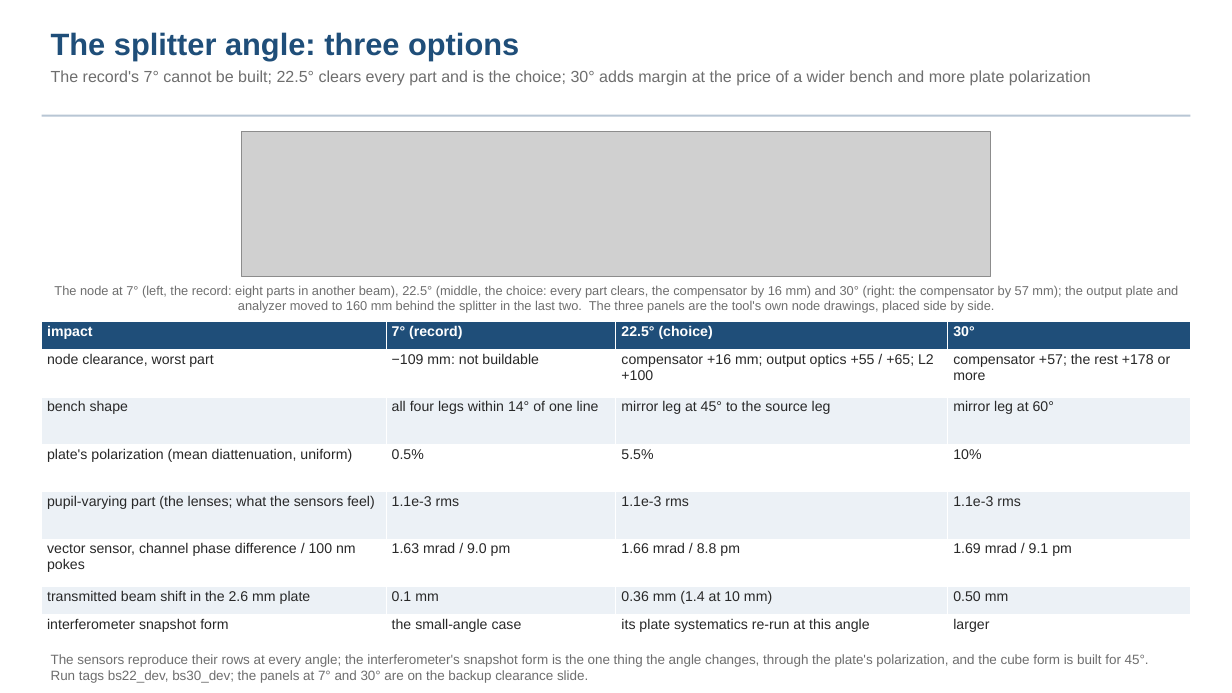
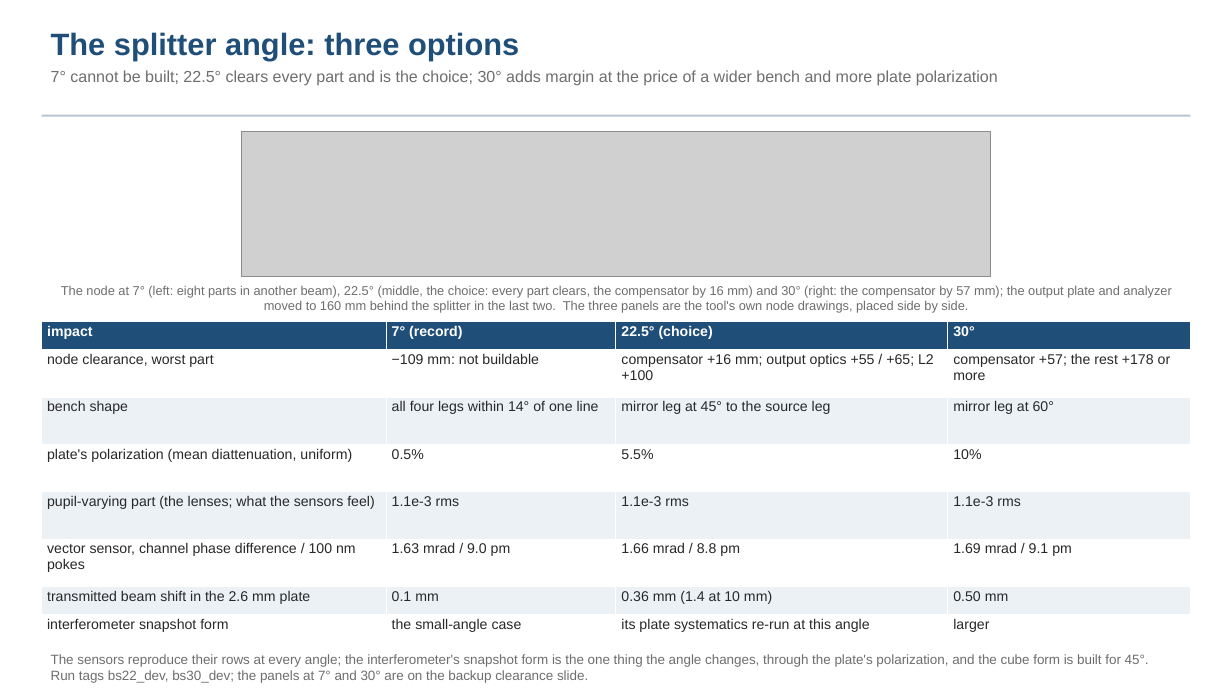
Before and after one commit to nasa-jpl/macos, a slide deck: slide 6 of demo_session/deck_gauges.pptx. Drawn at 1232x693 pixels with LibreOffice and Linux fonts; fonts in the diff are those of the drawing; grey boxes stand for pictures. Boxes give left, top, right and bottom in pixels: in the first picture for what was removed or moved away, otherwise in the second. Text is boxed around its words. In the diff, an @@ line names an element or a change of style, - is before the commit and + after.

```diff
--- a/demo_session/deck_gauges.pptx
+++ b/demo_session/deck_gauges.pptx
@@ text at <box>51,70,998,86</box>: text changed @@
-The record's 7° cannot be built; 22.5° clears every part and is the choice; 30° adds margin at the price of a wider bench and more plate polarization
+7° cannot be built; 22.5° clears every part and is the choice; 30° adds margin at the price of a wider bench and more plate polarization
@@ text at <box>61,285,1171,313</box>: text changed @@
-The node at 7° (left, the record: eight parts in another beam), 22.5° (middle, the choice: every part clears, the compensator by 16 mm) and 30° (right: the compensator by 57 mm); the output plate and analyzer moved to 160 mm behind the splitter in the last two. The three panels are the tool's own node drawings, placed side by side.
+The node at 7° (left: eight parts in another beam), 22.5° (middle, the choice: every part clears, the compensator by 16 mm) and 30° (right: the compensator by 57 mm); the output plate and analyzer moved to 160 mm behind the splitter in the last two. The three panels are the tool's own node drawings, placed side by side.
```
Also in this commit, not shown: 33 other slides changed, 1 slide added, 5 slides removed, 2 other files.
